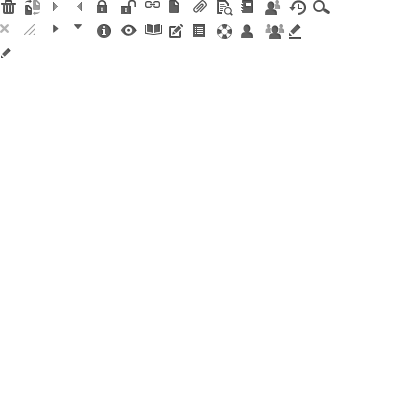
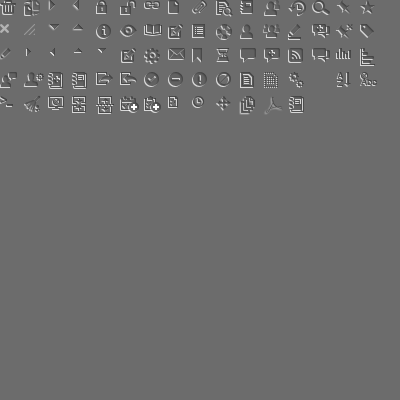
The second 400px x 400px image is a revision of the first. Changes to its layers:
added group "create event" with 9 layers above "split" over [121, 96, 205, 112]
added group "create task" with 5 layers in group "create event" over [145, 96, 205, 112]
added layer "Calendar Mini Icon copy" in group "create event" over [121, 96, 136, 110]
added layer "split" above "merge" over [97, 96, 114, 113]
added layer "pruning" above "censor kewords" over [25, 95, 41, 111]
added group "censor kewords" with 3 layers above "sort" over [1, 72, 377, 106]
added layer "more action" above "hide" over [289, 72, 304, 87]
added layer "Note Book copy 2" (1st of 2) above "add category" over [73, 72, 87, 88]
added layer "add category" above "admin" over [49, 72, 63, 88]
added layer "admin" above "Shape 147 copy" over [24, 72, 45, 86]
added layer "Shape 147 copy" above "Shape 122 copy" over [265, 96, 283, 113]
added layer "Shape 122 copy" above "Shape 180 copy" over [241, 96, 255, 113]
added layer "Shape 180 copy" above "Shape 179 copy 5" over [216, 95, 231, 110]
added layer "Shape 179 copy 5" above "poll" over [0, 72, 17, 87]
added layer "poll" above "views" over [361, 48, 375, 65]
added layer "unstick" above "stick" over [336, 24, 353, 38]
added layer "create forum" above "forum" over [313, 24, 330, 38]
added layer "forum" above "RSS" over [313, 48, 330, 62]
removed group "group" (3 layers) from group "member ship" over [265, 24, 285, 39]
added group "group copy" with 4 layers in group "member ship" over [263, 24, 304, 112]
added layer "Note Book copy 2" (2nd of 2, in "member ship" › "group copy") in group "group copy" over [290, 96, 304, 112]
painted on "Layer 0" over [53, 2, 84, 35]
added layer "setting" above "edit" over [145, 48, 160, 63]
showed "Layer 1" over [0, 0, 400, 400]
…and 43 more changes (40 added, 3 painted, 3 stack)
